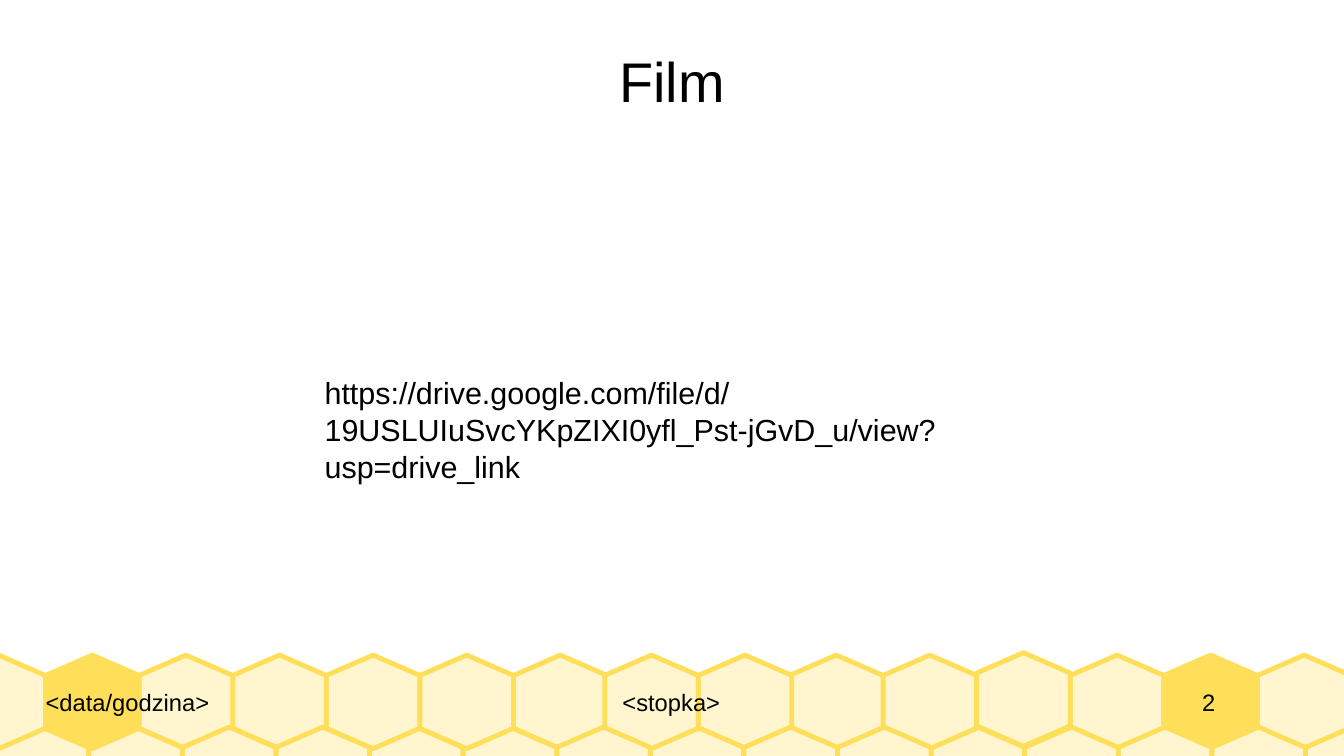
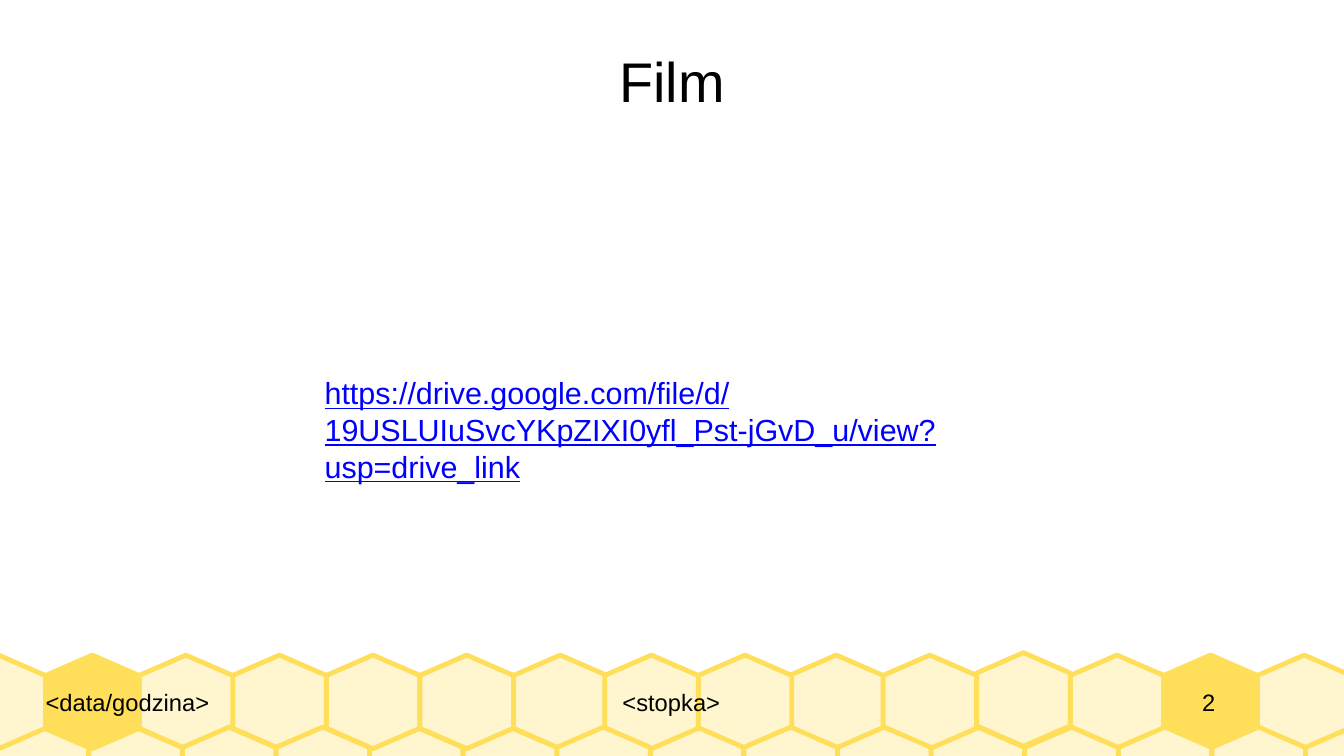
Before and after one commit to rajkonkret/szk-pnp-23-10, a slide deck: slide 2 of pycharm-github.pptx. Drawn at 1344x756 pixels with LibreOffice and Linux fonts; fonts in the diff are those of the drawing. Boxes give left, top, right and bottom in pixels: in the first picture for what was removed or moved away, otherwise in the second. Text is boxed around its words. In the diff, an @@ line names an element or a change of style, - is before the commit and + after.

```diff
--- a/pycharm-github.pptx
+++ b/pycharm-github.pptx
@@ text "https://drive.google.com/file/d/19USLUIuSvcYKpZIXI0yfl_Pst-j ..." at <box>325,382,936,484</box>: text colour #000000 to #0000FF, underline on @@
```
Also in this commit, not shown: 1 other slide changed.
